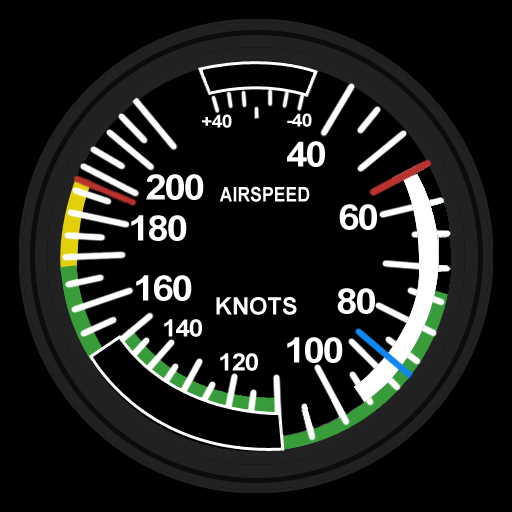
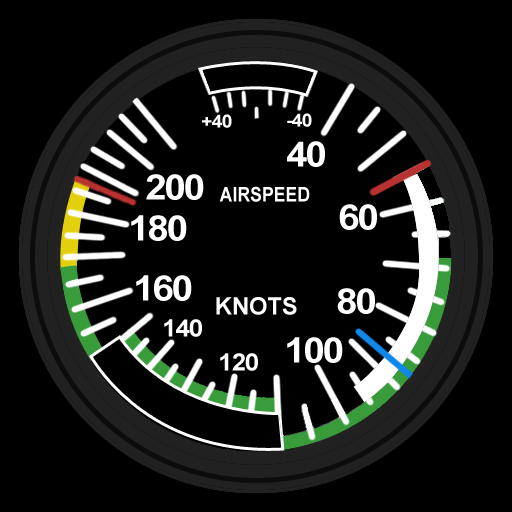
Two versions of the same layered image (512 x 512). Layer-by-layer changes:
painted on "airspeed_background.bmp" over [353, 258, 452, 404]
